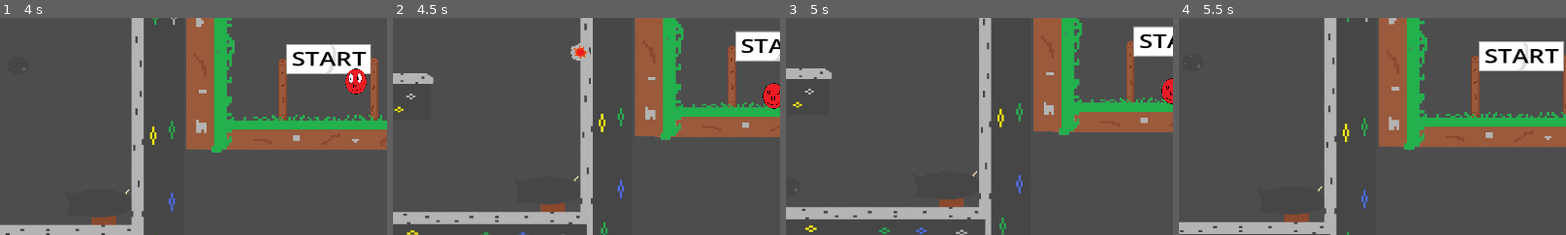
Above: before the commit, frames 1-4 (left to right).
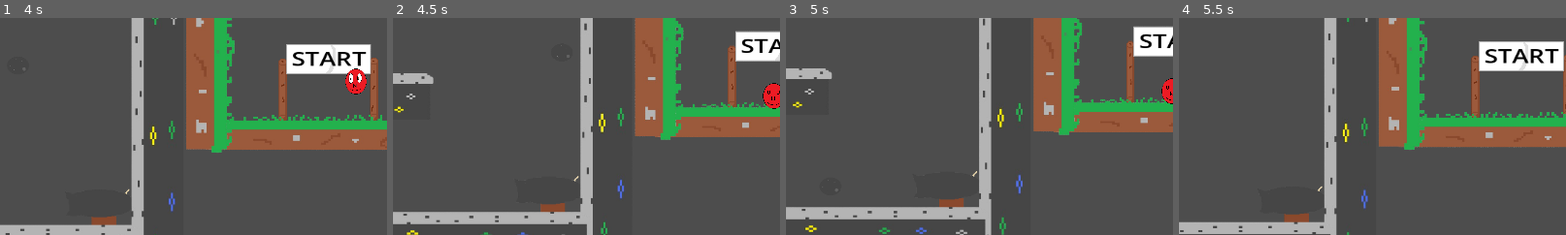
Above: after the commit, the same moments.

Repository: Mahnwe/TheBallThatWasUwU
Game: Godot game, scene res://Scenes/level4.tscn
Same seed, same stepped clock (60 frames per second), same inputs: the game is played once before the commit and once after it. This scene is started directly instead of the project's main scene. Sound files missing from this copy of the repository are replaced by a short silence.
Inputs (mouse positions are % of the whole screen's width and height, from its top left):
- Up to frame 1 (4 s): tap Enter at 0.5 s; move the mouse to (45, 70) at 0.52 s; hold D (move_right) 0.53-2.03 s; tap F (next_level) at 0.6, 1.55, 2.3, 2.85, 3.6 s; click (45, 70) at 0.67 s; tap Space (jump) at 0.77, 1.52, 3.02, 3.77 s; move the mouse to (80, 65) at 1.27 s; tap C (close_commands) at 1.35 s; move the mouse to (20, 35) at 2.02 s; hold A (move_left) from 2.03 s (still down); tap Shift (dash) at 2.1 s; move the mouse to (55, 50) at 2.77 s; click (55, 50) at 2.92 s; move the mouse to (35, 25) at 3.52 s
- Up to frame 2 (4.5 s): tap Tab (pause) at 4.15 s; release A (move_left) at 4.25 s; click "Continue" at 4.25 s
- Up to frame 3 (5 s): no input
- Up to frame 4 (5.5 s): move the mouse to (72, 45) at 5.02 s; hold D (move_right) from 5.03 s (still down); tap C (close_commands) at 5.1 s; tap Space (jump) at 5.27 s; tap F (next_level) at 5.3 s
The pictures show only the part of the screen within x 0-50%, y 36-86%; the shares and areas given below are measured in that part.

Frame 1 is identical in both runs. In frame 2, 0.2% of the frame differs, in the area x 42-51%, y 11-20%; in frame 3, less than 0.1%; in frame 4, less than 0.1%.

Commit message:
Create functions to pause cannon and cannon ball when the player pause/resume the game

Diff:
--- a/Scripts/Cannon.gd
+++ b/Scripts/Cannon.gd
@@ -48,3 +48,13 @@
 func remove_cannon_ball():
 	self.remove_child(cannon_ball_inst)
 	cannon_ball_inst.queue_free()
+
+func pause_cannon():
+	set_process(false)
+	if(self.get_child(1) != null):
+		self.get_child(1).set_process(false)
+
+func unpause_cannon():
+	set_process(true)
+	if(self.get_child(1) != null):
+		self.get_child(1).set_process(true)
--- a/Scripts/level_3.gd
+++ b/Scripts/level_3.gd
@@ -148,6 +148,16 @@
 	for member in get_tree().get_nodes_in_group("platform_on_patrol"):
 			member.get_parent().progress = 0
 
+func disable_cannon_groups():
+	if(get_tree() != null):
+		for member in get_tree().get_nodes_in_group("cannon_group"):
+			member.pause_cannon()
+
+func enable_cannon_groups():
+	if(get_tree() != null):
+		for member in get_tree().get_nodes_in_group("cannon_group"):
+			member.unpause_cannon()
+
 
 func _on_finish_player_entered():
 	$Player.position.x = finish_position_x
@@ -216,6 +226,7 @@
 	$PauseMusic.play()
 	$Player.get_child(0).get_child(0).get_child(1).hide()
 	disable_patrol_groups()
+	disable_cannon_groups()
 	$Player.set_physics_process(false)
 	$Player.get_child(0).get_child(0).get_child(0).get_child(0).set_process(false)
 	is_paused = true
@@ -228,6 +239,7 @@
 	$PauseMusic.stop()
 	$Player.get_child(0).get_child(0).get_child(1).show()
 	enable_patrol_groups()
+	enable_cannon_groups()
 	$Player.set_physics_process(true)
 	$Player.get_child(0).get_child(0).get_child(0).get_child(0).set_process(true)
 	is_paused = false
--- a/Scripts/level_4.gd
+++ b/Scripts/level_4.gd
@@ -8,13 +8,13 @@
 var save_position_x = -3065
 var save_position_y = -1551
 
-var finish_position_x = -2378
+var finish_position_x = -2262
 var finish_position_y = -840
 
 var queue = preload("res://Ressources/Save_game.gd").new()
+
+# Load data from a file.
 var config = ConfigFile.new()
-
-# Load data from a file.
 var config_file = config.load("res://Ressources/PropertieFile/properties.cfg")
 
 # Called when the node enters the scene tree for the first time.
@@ -89,6 +89,7 @@
 
 
 func _on_spike_spike_hit():
+	disable_patrol_groups()
 	display_dead_sprite_and_pause_timer_until_respawn("OH NO !")
 	await get_tree().create_timer(1.0).timeout;
 	if save_position_x == start_position_x:
@@ -172,6 +173,16 @@
 	for member in get_tree().get_nodes_in_group("platform_on_patrol"):
 			member.get_parent().progress = 0
 
+func disable_cannon_groups():
+	if(get_tree() != null):
+		for member in get_tree().get_nodes_in_group("cannon_group"):
+			member.pause_cannon()
+
+func enable_cannon_groups():
+	if(get_tree() != null):
+		for member in get_tree().get_nodes_in_group("cannon_group"):
+			member.unpause_cannon()
+
 
 func _on_game_area_player_exited_game_area():
 	display_dead_sprite_and_pause_timer_until_respawn("Out of game zone !")
@@ -223,6 +234,8 @@
 	$Player/Pause.get_child(2).show()
 	$PauseMusic.play()
 	$Player.get_child(0).get_child(0).get_child(1).hide()
+	disable_patrol_groups()
+	disable_cannon_groups()
 	$Player.set_physics_process(false)
 	$Player.get_child(0).get_child(0).get_child(0).get_child(0).set_process(false)
 	is_paused = true
@@ -234,6 +247,8 @@
 	$Player/Pause.get_child(2).hide()
 	$PauseMusic.stop()
 	$Player.get_child(0).get_child(0).get_child(1).show()
+	enable_patrol_groups()
+	enable_cannon_groups()
 	$Player.set_physics_process(true)
 	$Player.get_child(0).get_child(0).get_child(0).get_child(0).set_process(true)
 	is_paused = false
@@ -276,3 +291,11 @@
 
 func _on_finish_ui_next_level_pressed():
 	pass # Replace with function body.
+
+
+func _on_finish_portal_body_entered(body):
+	if body.name == "Player":
+		$PortalSound.play()
+		await get_tree().create_timer(0.2).timeout
+		body.position.x = ($FinishPortal2.position.x - 75)
+		body.position.y = ($FinishPortal2.position.y - 50)
